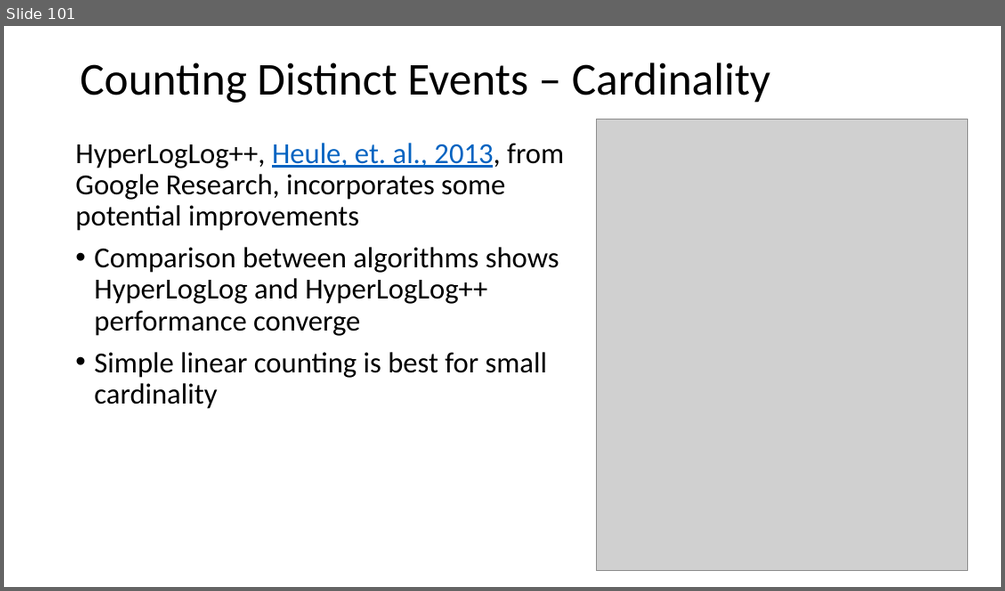
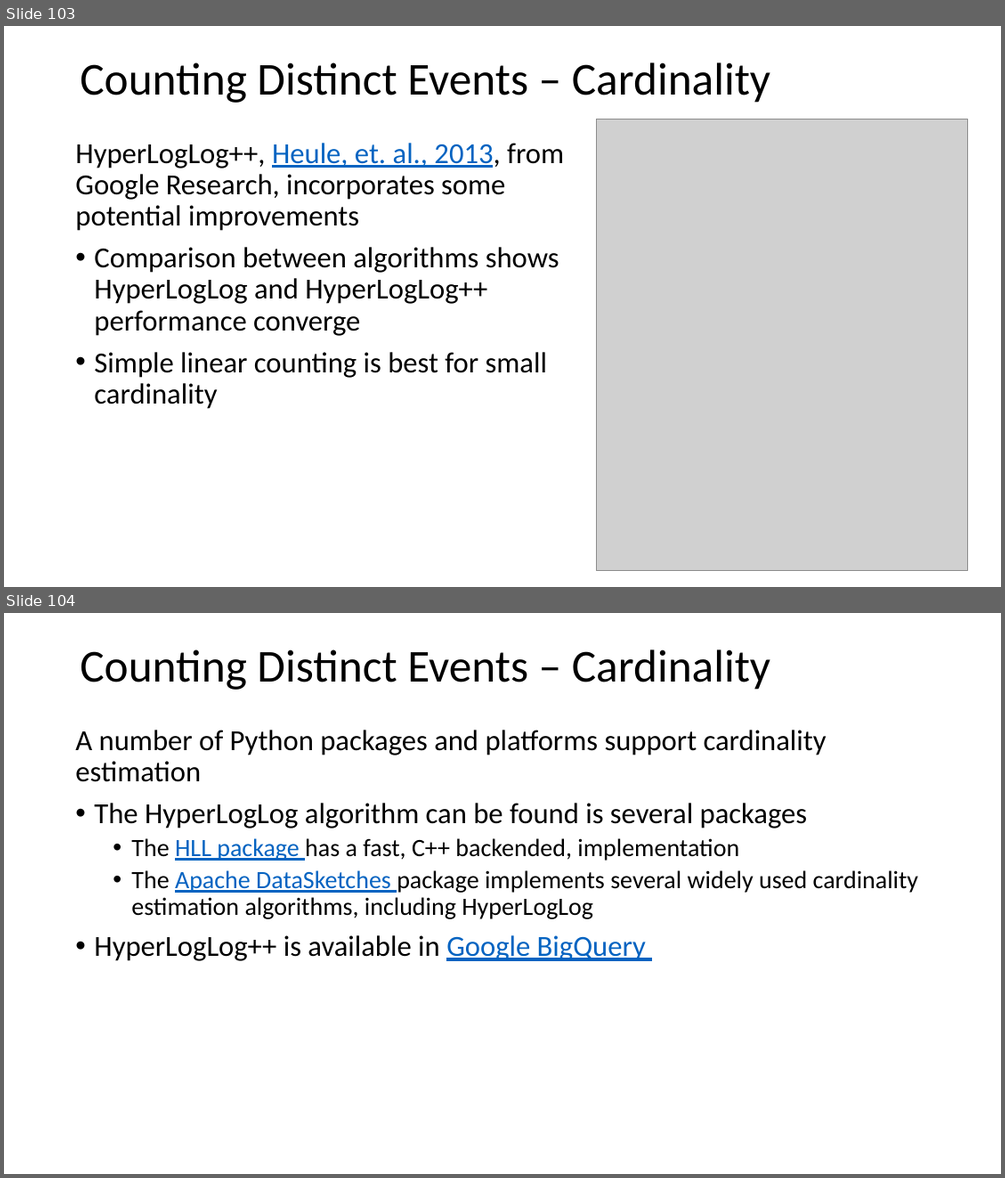
Before and after one commit to harelgabainew/school1, a slide deck: slides/2_StreamingAnalytics.pptx. Shown one above the other, each under a label of ours: slide 101 before the commit, slides 103 and 104 after it. The pictures are 1005x591 and 1005x1178 pixels, drawn with LibreOffice and Linux fonts; fonts in the diff are those of the drawing; grey boxes stand for pictures. Boxes give left, top, right and bottom in pixels: in the first picture for what was removed or moved away, otherwise in the second. Text is boxed around its words. In the diff, an @@ line names an element or a change of style, - is before the commit and + after.

```diff
--- a/slides/2_StreamingAnalytics.pptx
+++ b/slides/2_StreamingAnalytics.pptx
@@ slide 104 added at (4,613,1001,1174), background #FFFFFF @@
@@ text added at (80,649,770,690), 44 pt, text #000000 @@
+Counting Distinct Events – Cardinality
@@ text added at (75,730,918,961), 24 pt, text #000000 @@
+A number of Python packages and platforms support cardinality estimation
+• The HyperLogLog algorithm can be found is several packages
+  • The HLL package has a fast, C++ backended, implementation
+  • The Apache DataSketches package implements several widely used cardinality estimation algorithms, including HyperLogLog
+• HyperLogLog++ is available in Google BigQuery
@@ what was slide 101 is now slide 103 @@
```
Also in this commit, not shown: 28 slides changed, 12 other slides added, 1 slide removed.
